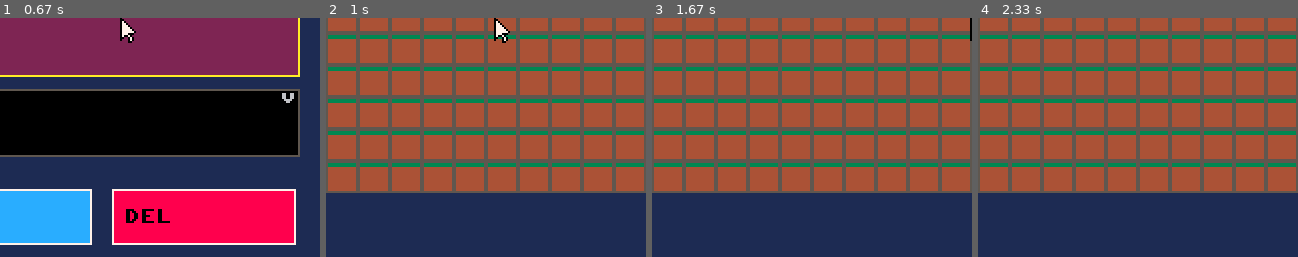
Above: before the commit, frames 1-4 (left to right).
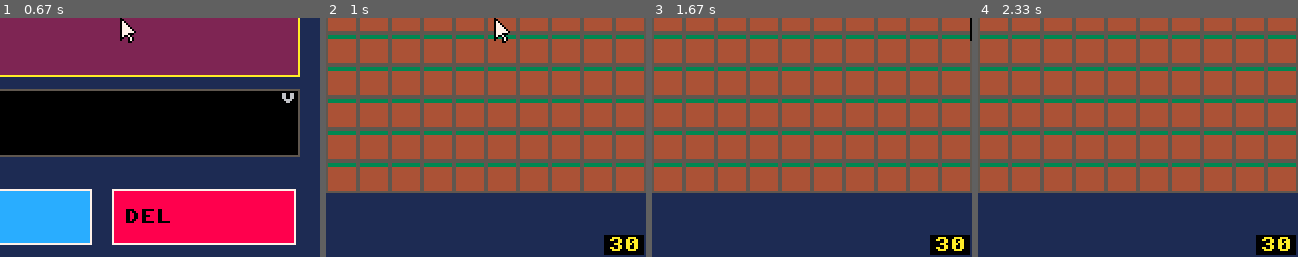
Above: after the commit, the same moments.

Repository: moybyte-org/moybyte
Game: pygame game, started from tools/simulate_desktop.py
Same seed, same stepped clock (60 frames per second), same inputs: the game is played once before the commit and once after it.
Inputs (mouse positions are % of the whole screen's width and height, from its top left):
- Up to frame 1 (0.67 s): hold E from 0.33 s (still down); hold Right from 0.33 s (still down); move the mouse to (46, 54) at 0.37 s
- Up to frame 2 (1 s): release E at 0.8 s; release Right at 0.8 s; tap Enter at 0.88 s
- Up to frame 3 (1.67 s): hold Right from 1.22 s (still down)
- Up to frame 4 (2.33 s): release Right at 1.68 s; hold Up 1.77-2.07 s; hold Right from 2.1 s (still down)
The pictures show only the part of the screen within x 50-100%, y 50-100%; the shares and areas given below are measured in that part.

Frame 1 is identical in both runs. In frame 2, 1.0% of the frame differs, in the area x 86-100%, y 90-100%; in frame 3, 1.0%; in frame 4, 1.0%.

Commit message:
Device rendering speedups + live sprite-edit cache fix
Native kc_gfx blitting (cls/rect/circ/spr) on the device canvas, keyboard
raw-matrix hold-to-move, and an FPS overlay. Adds a per-(id,colorkey) tile
cache in kid_runtime.make_api.

Fixes the stale-sprite bug: the device tile cache (and each Image's RGB565
blit cache) snapshotted a tile's pixels, and Workstation._leave_menu only
re-_start()s for the code editor, not the paint editor -- so after a kid
edited a sprite, the running cart showed stale art on device (host updated
live -> host/device divergence). SpriteSheet now bumps a gen counter on
every pset; make_api clears the tile cache when gen changes.

Adds a module-level _USE_GFX toggle (flip to False to force the slow Python
per-pixel path for an FPS A/B comparison).

Co-Authored-By: Claude Opus 4.8 <noreply@anthropic.com>
Claude-Session: https://claude.ai/code/session_01DGuAx3KmxYdw1sBStsUoqc

Diff:
--- a/firmware/lilygo_t_deck_plus_micropython/modules/kc_compositor.py
+++ b/firmware/lilygo_t_deck_plus_micropython/modules/kc_compositor.py
@@ -154,6 +154,11 @@
     def has_gfx(self):
         return self._gfx is not None
 
+    def gfx(self):
+        """The native kc_gfx kernel (or None). Lets a canvas drawing into this
+        compositor's framebuffer() call the C fill/blit kernels directly."""
+        return self._gfx
+
     def dirty(self):
         return self._dirty
 
--- a/firmware/lilygo_t_deck_plus_micropython/modules/kid_runtime.py
+++ b/firmware/lilygo_t_deck_plus_micropython/modules/kid_runtime.py
@@ -30,6 +30,16 @@
     0x3F9E, 0x3D7E, 0x3B5E, 0x51FE, 0x91FE, 0xD9FE, 0xF1F8, 0xF1F0,
 )
 
+# RGB565 colour-key for native sprite blits: transparent sprite pixels are baked
+# to this value so kc_gfx.blit565 skips them. Magenta is absent from KID64; a
+# visible pixel that happens to equal it is nudged by one LSB when the cache is
+# built (see DeviceCanvas._cache_rgb), so it can never read as transparent.
+_RGB_KEY = 0xF81F
+
+# Flip to False to force the slow Python per-pixel drawing path (no native kc_gfx)
+# for an FPS A/B comparison against the native-blit build.
+_USE_GFX = True
+
 
 class Image:
     def __init__(self, width, height, pix, transparent=-1):
@@ -52,20 +62,38 @@
 
 
 class DeviceCanvas:
-    """The kid drawing API, backed by a framebuf over the compositor buffer."""
+    """The kid drawing API. The hot ops (cls/rect/circ/spr) go through the native
+    kc_gfx C kernel writing straight into the compositor's RGB565 framebuffer --
+    this is what keeps complex carts off the slow per-pixel Python path. framebuf
+    over the same buffer still serves text/lines/pixels and is the fallback on an
+    image built without kc_gfx."""
 
     def __init__(self, compositor):
         import framebuf
 
         self._comp = compositor
         self.w, self.h = compositor.size()
-        self._fb = framebuf.FrameBuffer(compositor.framebuffer(), self.w, self.h, framebuf.RGB565)
+        self._buf = compositor.framebuffer()          # raw RGB565 bytearray (for kc_gfx)
+        self._fb = framebuf.FrameBuffer(self._buf, self.w, self.h, framebuf.RGB565)
+        self._gfx = compositor.gfx() if _USE_GFX else None   # native kernel, or None
 
     def _col(self, c):
         return PAL565[c & 63]
 
+    def _fill(self, x, y, w, h, col):
+        # Filled rect of a pre-resolved RGB565 colour; native (clamped in C) when
+        # kc_gfx is present, else framebuf. Shared by rect() and circ().
+        if self._gfx is not None:
+            self._gfx.fill_rect(self._buf, self.w, x, y, w, h, col)
+        else:
+            self._fb.fill_rect(x, y, w, h, col)
+
     def cls(self, c=0):
-        self._fb.fill(self._col(c))
+        col = self._col(c)
+        if self._gfx is not None:
+            self._gfx.fill(self._buf, self.w * self.h, col)
+        else:
+            self._fb.fill(col)
 
     def pix(self, x, y, c=None):
         # TIC-80 pix: read the index with two args, set it with three.
@@ -78,7 +106,7 @@
 
     def rect(self, x, y, w, h, c):
         # TIC-80 rect = FILLED rectangle.
-        self._fb.fill_rect(int(x), int(y), int(w), int(h), self._col(c))
+        self._fill(int(x), int(y), int(w), int(h), self._col(c))
 
     def rectb(self, x, y, w, h, c):
         # TIC-80 rectb = rectangle outline.
@@ -90,7 +118,7 @@
         col = self._col(c)
         for dy in range(-r, r + 1):
             span = int((r * r - dy * dy) ** 0.5)
-            self._fb.fill_rect(cx - span, cy + dy, 2 * span + 1, 1, col)
+            self._fill(cx - span, cy + dy, 2 * span + 1, 1, col)
 
     def circb(self, cx, cy, r, c):
         # TIC-80 circb = circle outline.
@@ -110,6 +138,51 @@
 
     def spr(self, img, x, y, scale=1):
         x = int(x); y = int(y); scale = int(scale)
+        if scale < 1:
+            scale = 1
+        if self._gfx is None:
+            self._spr_py(img, x, y, scale)
+            return
+        # Blit a cached, pre-scaled RGB565 copy of the sprite in one C call. The
+        # cache lives on the Image (sheet tiles are reused across frames via the
+        # make_api tile cache, so the rebuild is once-per-sprite, not per-frame).
+        if getattr(img, "_rgb", None) is None or getattr(img, "_rgb_scale", 0) != scale:
+            self._cache_rgb(img, scale)
+        self._gfx.blit565(self._buf, self.w, self.h, x, y,
+                          img._rgb, img._rgb_w, img._rgb_h, _RGB_KEY)
+
+    def _cache_rgb(self, img, scale):
+        # Bake the indexed sprite into an RGB565 buffer at `scale`, transparent
+        # pixels set to _RGB_KEY so blit565 skips them. Built rarely (cached), so
+        # the per-pixel loop here is fine -- it's the per-frame blit that matters.
+        import framebuf
+
+        w = img.w * scale
+        h = img.h * scale
+        buf = bytearray(w * h * 2)
+        fb = framebuf.FrameBuffer(buf, w, h, framebuf.RGB565)
+        fb.fill(_RGB_KEY)
+        pal = PAL565
+        t = img.transparent
+        pix = img.pix
+        iw = img.w
+        for sy in range(img.h):
+            base = sy * iw
+            for sx in range(iw):
+                p = pix[base + sx]
+                if p == t or p < 0:
+                    continue
+                col = pal[p & 63]
+                if col == _RGB_KEY:
+                    col ^= 0x20          # nudge a visible pixel off the colour-key
+                fb.fill_rect(sx * scale, sy * scale, scale, scale, col)
+        img._rgb = buf
+        img._rgb_w = w
+        img._rgb_h = h
+        img._rgb_scale = scale
+
+    def _spr_py(self, img, x, y, scale):
+        # Per-pixel fallback when kc_gfx is absent (image built without it).
         fb = self._fb
         pal = PAL565
         t = img.transparent
@@ -128,6 +201,13 @@
 def make_api(canvas, input, config, sheet=None):
     import random
 
+    tile_cache = {}        # (tile id, colorkey) -> Image, so a redrawn sheet sprite
+                           # reuses one Image (and its RGB565 blit cache) every frame
+                           # instead of rebuilding it. Invalidated when the sheet's
+                           # gen counter changes (a paint edit), so a live sprite edit
+                           # shows fresh art instead of stale cached pixels.
+    _cache_gen = [None]
+
     def cfg(key, default=None):
         return config.get(key, default)
 
@@ -139,9 +219,18 @@
             return canvas.spr(n, x, y, colorkey if colorkey != -1 else scale)
         if sheet is None:
             return
-        img = sheet.tile_image(int(n), colorkey)
-        if img is not None:
-            canvas.spr(img, x, y, scale)
+        g = getattr(sheet, "gen", 0)
+        if g != _cache_gen[0]:
+            tile_cache.clear()
+            _cache_gen[0] = g
+        ck = (int(n), colorkey)
+        img = tile_cache.get(ck)
+        if img is None:
+            img = sheet.tile_image(int(n), colorkey)
+            if img is None:
+                return
+            tile_cache[ck] = img
+        canvas.spr(img, x, y, scale)
 
     def touch():
         # GT911 pointer exposed to touch-driven carts: (x, y, tapped) this frame,
--- a/firmware/lilygo_t_deck_plus_micropython/modules/kidcode/input.py
+++ b/firmware/lilygo_t_deck_plus_micropython/modules/kidcode/input.py
@@ -57,12 +57,23 @@
 class TDeckKeyboard:
     KEYBOARD_ADDR = 0x55
     KEY_HOLD_MS = 260
-    RAW_MODE_CMD = b"\x03"
+    RAW_MODE_CMD = b"\x03"     # LILYGO_KB_MODE_RAW_CMD: stream the raw key matrix
+    KEY_MODE_CMD = b"\x04"     # LILYGO_KB_MODE_KEY_CMD: back to 1-byte ASCII
+    # Use the raw key matrix for true hold-to-move while a cart runs. The matrix
+    # is the only way a *held* direction keeps firing -- the 1-byte ASCII path
+    # reports each key once on the press edge (no autorepeat), so the hold-latch
+    # below can only fake it for KEY_HOLD_MS and then movement stalls. Raw mode
+    # needs T-Deck keyboard firmware >= 2025-06-12; on older firmware the 0x03
+    # command is ignored, the keyboard keeps sending ASCII, and _read_raw_buttons
+    # detects that and sticks the session back on the ASCII + latch path. Set this
+    # False to force the ASCII path regardless of firmware.
+    RAW_GAME_MODE = True
 
     def __init__(self, input_state):
         self.input = input_state
         self.available = False
         self.raw_mode = False
+        self._raw_unsupported = False   # set once if 0x03 was ignored (old firmware)
         self._i2c = None
         self._held_buttons = ()
         self._held_until_ms = 0
@@ -71,12 +82,13 @@
 
             self._i2c = I2C(0, scl=Pin(8), sda=Pin(18), freq=400000)
             self._i2c.readfrom(self.KEYBOARD_ADDR, 1)
-            # The T-Deck keyboard returns clean 1-byte ASCII (verified by the
-            # keyboard probe). We do NOT enable the 5-byte "raw matrix" mode
-            # (RAW_MODE_CMD): it only decoded a fixed WASD/ZX subset and, once the
-            # command was sent, the flag couldn't undo it -- which garbled the code
-            # editor's text. poll() uses the 1-byte ASCII path; _buttons_for_key
-            # maps letters to nav/game buttons (with the KEY_HOLD_MS latch).
+            # Boot in 1-byte ASCII mode (clean ASCII; verified by the keyboard
+            # probe). set_game_mode(True) switches to the raw matrix (0x03) while a
+            # cart runs so a *held* direction keeps firing, and set_game_mode(False)
+            # restores ASCII (0x04) for the code editor -- sending 0x04 is the revert
+            # an earlier attempt missed, which is why raw mode used to garble editor
+            # text irreversibly. __init__ never enables raw (the editor/launcher must
+            # come up in ASCII); the console toggles it per screen.
             self.available = True
         except Exception as exc:
             print("KidCode keyboard unavailable:", exc)
@@ -101,6 +113,31 @@
         self.input.release_all()
         for button in self._held_buttons:
             self.input.set_button(button, True)
+
+    def set_game_mode(self, on):
+        """Switch the keyboard between raw-matrix (on=True: true held-state for a
+        running cart) and 1-byte ASCII (on=False: the code editor / launcher). The
+        console calls this on every screen change; it is idempotent and only talks
+        to the keyboard on a real transition. Honoured only when RAW_GAME_MODE is
+        set and the firmware actually supports raw -- otherwise it stays on ASCII
+        and the hold-latch fallback applies."""
+        if not self.available or self._i2c is None:
+            return
+        want = bool(on) and self.RAW_GAME_MODE and not self._raw_unsupported
+        if want == self.raw_mode:
+            return
+        if want:
+            self._enable_raw_mode()      # sends 0x03; sets raw_mode True on success
+        else:
+            self._disable_raw_mode()     # sends 0x04; back to 1-byte ASCII
+
+    def _disable_raw_mode(self):
+        try:
+            self._i2c.writeto(self.KEYBOARD_ADDR, self.KEY_MODE_CMD)
+        except Exception as exc:  # noqa: BLE001
+            print("KidCode keyboard mode revert failed:", exc)
+        self.raw_mode = False
+        self._held_buttons = ()
 
     def _read_key(self):
         if not self.available or self._i2c is None:
@@ -138,7 +175,11 @@
             key = data[0]
             buttons = self._buttons_for_key(key) if key > 0x20 else ()
             if buttons:
+                # A printable ASCII byte arrived while we asked for raw: the
+                # firmware ignored 0x03 (pre-2025-06-12). Stick the session on the
+                # 1-byte ASCII + latch path so set_game_mode stops retrying raw.
                 self.raw_mode = False
+                self._raw_unsupported = True
                 self._held_buttons = buttons
                 self._held_until_ms = _ticks_ms() + self.KEY_HOLD_MS
                 self.input.last_key = key
@@ -171,6 +212,9 @@
         if d0 & 0x01:
             buttons.append("home")
             key = ord("q")
+        if d1 & 0x01:
+            buttons.append("stop")
+            key = ord("e")
         self.input.last_key = key
         return buttons
 
--- a/runtime/console.py
+++ b/runtime/console.py
@@ -514,6 +514,8 @@
         # run_desktop swaps in kidcode_sd.with_sd_live (native kc_sd attach). The
         # default is a host passthrough.
         self._with_sd = lambda fn: fn()
+        self.show_fps = True          # bottom-right FPS readout while a cart runs
+        self._fps = 0.0               # smoothed frames/sec (EMA of 1/dt)
 
     def _start(self):
         ns = self.make_api(self.canvas, self.input, self.config, self.sheet)
@@ -590,12 +592,16 @@
         self._set_text_mode(view == "code")
 
     def _set_text_mode(self, on):
-        # The T-Deck keyboard always returns clean 1-byte ASCII now, so there is no
-        # mode to flip -- the editor reads last_key directly and nav/menus read the
-        # mapped buttons. Kept as a hook (and to keep the keyboard out of raw mode).
+        # The code editor needs clean 1-byte ASCII (it reads last_key for typing);
+        # a running cart wants the raw key matrix so a *held* direction keeps firing
+        # (true hold-to-move -- the ASCII path reports each key once on the press
+        # edge with no autorepeat). Flip the keyboard between the two on every screen
+        # change. Raw needs keyboard fw >= 2025-06-12; without it the keyboard keeps
+        # sending ASCII and TDeckKeyboard sticks on the 1-byte + hold-latch path, so
+        # this is safe on any firmware. No-op on the host (no keyboard).
         kb = self.keyboard
         if kb is not None:
-            kb.raw_mode = False
+            kb.set_game_mode(not on)
 
     def _open_menu(self):
         self.screen = "menu"
@@ -1303,6 +1309,10 @@
     # -- frame + drawing -----------------------------------------------------
 
     def frame(self, dt):
+        if dt > 0:
+            inst = 1.0 / dt
+            # EMA so the readout reflects sustained rate, not single-frame jitter.
+            self._fps = inst if self._fps <= 0 else self._fps + (inst - self._fps) * 0.15
         if self.screen == "launcher":
             self.launcher.draw(self.canvas)
             if self.can_manage:
@@ -1354,8 +1364,22 @@
                     print("KidCode cards error:", exc)
                     self._draw_error_panel()
                     self._icon_btn("close", "", _CLOSE_BTN, NAMES["red"])
+        if self.show_fps and self.screen == "desktop":
+            self._draw_fps()
         self._draw_cursor()
         self.comp.flush()
+
+    def _draw_fps(self):
+        # Tiny FPS readout in the bottom-right, over a dark chip so it stays legible
+        # on any cart. The desktop overlay buttons all sit along the top, so this
+        # corner is free. Drawn with the indexed API only (host == device).
+        cv = self.canvas
+        s = "%d" % int(self._fps + 0.5)
+        tw = len(s) * 8
+        x = cv.w - tw - 3
+        y = cv.h - 10
+        cv.rect(x - 2, y - 1, tw + 4, 10, NAMES["black"])
+        cv.print(s, x, y, NAMES["yellow"], 1)
 
     def _btn(self, label, rect, fill):
         x, y, w, h = rect
--- a/runtime/editors.py
+++ b/runtime/editors.py
@@ -203,6 +203,8 @@
         self.h = rows * self.TILE
         self.pix = pix if pix is not None else bytearray(self.w * self.h)
         self.dirty = False
+        self.gen = 0          # bumps on every pset, so a running cart's tile cache
+                              # can detect a sprite edit and rebuild (host/device parity)
 
     @property
     def count(self):
@@ -217,6 +219,7 @@
         if 0 <= x < self.w and 0 <= y < self.h:
             self.pix[y * self.w + x] = c & 15
             self.dirty = True
+            self.gen += 1
 
     def tile_origin(self, n):
         return (n % self.cols) * self.TILE, (n // self.cols) * self.TILE
--- a/tests/test_micropython_spike.py
+++ b/tests/test_micropython_spike.py
@@ -356,6 +356,65 @@
     assert not keyboard.raw_mode
 
 
+def test_tdeck_keyboard_set_game_mode_toggles_raw():
+    spec = importlib.util.spec_from_file_location(
+        "kidcode_firmware_input", ROOT / "modules" / "kidcode" / "input.py"
+    )
+    module = importlib.util.module_from_spec(spec)
+    spec.loader.exec_module(module)
+
+    writes = []
+
+    class FakeI2C:
+        def writeto(self, _addr, data):
+            writes.append(bytes(data))
+
+    kb = module.TDeckKeyboard.__new__(module.TDeckKeyboard)
+    kb.input = module.InputState()
+    kb.available = True
+    kb.raw_mode = False
+    kb._raw_unsupported = False
+    kb._i2c = FakeI2C()
+    kb._held_buttons = ()
+    kb._held_until_ms = 0
+    RAW = module.TDeckKeyboard.RAW_MODE_CMD
+    KEY = module.TDeckKeyboard.KEY_MODE_CMD
+
+    # Entering a cart -> raw matrix (0x03) for true hold-to-move.
+    kb.set_game_mode(True)
+    assert kb.raw_mode and writes == [RAW]
+
+    # Idempotent: no extra I2C traffic while already in the wanted mode.
+    kb.set_game_mode(True)
+    assert writes == [RAW]
+
+    # Opening the code editor -> back to 1-byte ASCII (0x04) so typing is clean.
+    kb.set_game_mode(False)
+    assert not kb.raw_mode and writes == [RAW, KEY]
+
+    # A board whose keyboard firmware ignored 0x03 sticks on ASCII: no more retries.
+    kb._raw_unsupported = True
+    kb.set_game_mode(True)
+    assert not kb.raw_mode and writes == [RAW, KEY]
+
+
+def test_device_canvas_uses_native_kc_gfx():
+    runtime = (ROOT / "modules" / "kid_runtime.py").read_text(encoding="utf-8")
+    # The hot drawing ops go through the native kc_gfx kernel (fill/fill_rect/
+    # blit565) writing into the shared framebuffer, not the per-pixel Python loop,
+    # so complex carts stay fast.
+    assert "self._gfx = compositor.gfx()" in runtime
+    assert "self._gfx.fill(self._buf" in runtime          # cls
+    assert "self._gfx.fill_rect(self._buf" in runtime     # rect / circ
+    assert "self._gfx.blit565(self._buf" in runtime       # spr
+    # Sprites are cached as a pre-scaled RGB565 blit; sheet tiles reuse one Image
+    # across frames so the cache is built once, not rebuilt every frame.
+    assert "def _cache_rgb(self, img, scale):" in runtime
+    assert "tile_cache" in runtime
+    comp = (ROOT / "modules" / "kc_compositor.py").read_text(encoding="utf-8")
+    assert "def gfx(self):" in comp
+
+
 def _load_kid_runtime():
     # kid_runtime does `from editors import ...` and `from console import ...`; the
     # device freezes build-staged copies of runtime/editors.py and runtime/console.py
@@ -432,12 +491,18 @@
     assert "ws.make_api = make_api" in runtime
     assert "ws.carts_store = kid_carts" in runtime
 
-    # The keyboard stays in 1-byte ASCII mode (raw matrix is never enabled -- it
-    # garbled editor text; verified via the keyboard probe).
-    assert "kb.raw_mode = False" in console
+    # The console flips the keyboard between ASCII (code editor: clean typing) and
+    # the raw matrix (running cart: true hold-to-move) on every screen change. It
+    # does NOT poke raw_mode directly or enable raw itself -- it asks the keyboard,
+    # which knows whether the firmware supports it.
+    assert "kb.set_game_mode(not on)" in console
     assert "kb._enable_raw_mode()" not in console
     inp = (ROOT / "modules" / "kidcode" / "input.py").read_text(encoding="utf-8")
-    assert "self._enable_raw_mode()" not in inp        # __init__ no longer enables it
+    assert "def set_game_mode(self, on):" in inp       # the per-screen mode toggle
+    # The editor/launcher must boot in ASCII -- __init__ never enables raw (raw is
+    # only entered later, via set_game_mode, once a cart is running).
+    init_src = inp.split("def __init__(self, input_state):", 1)[1].split("\n    def ", 1)[0]
+    assert "_enable_raw_mode" not in init_src
     assert "ws.keyboard = keyboard" in runtime
 
 
@@ -509,6 +574,66 @@
     assert calls[-1] == (1, 1, 8, 9, 4)
 
 
+def test_sprite_sheet_pset_bumps_gen():
+    # pset bumps a generation counter so a running cart's tile cache can detect a
+    # sprite edit and rebuild (host/device parity for live sprite edits).
+    SpriteSheet = _load_kid_runtime().SpriteSheet
+    sh = SpriteSheet(4, 4)
+    assert sh.gen == 0
+    sh.pset(0, 0, 5)
+    assert sh.gen == 1
+    sh.pset(1, 0, 6)
+    assert sh.gen == 2
+    # An out-of-bounds pset is a no-op and must not bump gen.
+    sh.pset(-1, 0, 7)
+    sh.pset(sh.w, 0, 7)
+    assert sh.gen == 2
+    # tset routes through pset, so it bumps too.
+    sh.tset(0, 2, 2, 9)
+    assert sh.gen == 3
+
+
+def test_device_tile_cache_invalidated_on_sprite_edit():
+    # The device tile cache (and each Image's RGB565 blit cache) snapshots a tile's
+    # pixels. After a kid edits a sprite, the running cart must re-blit fresh art,
+    # not the stale cached Image. make_api watches the sheet's gen counter and
+    # clears the cache when it changes.
+    m = _load_kid_runtime()
+    sheet = m.SpriteSheet(4, 4)
+    sheet.tset(0, 0, 0, 3)
+    blitted = []
+
+    class StubCanvas:
+        w = 320
+        h = 240
+
+        def spr(self, img, x, y, scale=1):
+            blitted.append(img)
+
+        def __getattr__(self, name):
+            return lambda *a, **k: 0
+
+    class StubInput:
+        def held(self, name):
+            return False
+
+        def pressed(self, name):
+            return False
+
+    api = m.make_api(StubCanvas(), StubInput(), {}, sheet)
+    api["spr"](0, 0, 0)
+    first = blitted[-1]
+    # Same sheet, same id, no edit -> the cached Image is reused (object identity).
+    api["spr"](0, 0, 0)
+    assert blitted[-1] is first
+
+    # A paint edit bumps sheet.gen -> the cache is invalidated and a fresh Image
+    # (rebuilt from the new pixels) is blitted next frame.
+    sheet.pset(0, 0, 5)
+    api["spr"](0, 0, 0)
+    assert blitted[-1] is not first
+
+
 def test_device_sprite_storage_wired():
     runtime = (ROOT / "modules" / "kid_runtime.py").read_text(encoding="utf-8")
     console = (Path("runtime") / "console.py").read_text(encoding="utf-8")
Not shown, changed: CLAUDE.md
